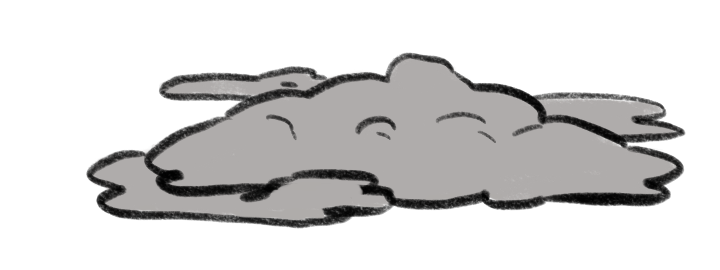
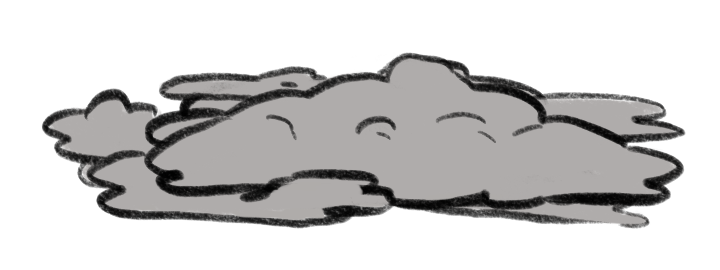
Before/after of a 720x270 layered artwork. What changed in the layer stack:
showed "bg_back_2" over (x1=41, y1=59, x2=634, y2=210)
showed "bg_back_3" over (x1=77, y1=56, x2=650, y2=229)
